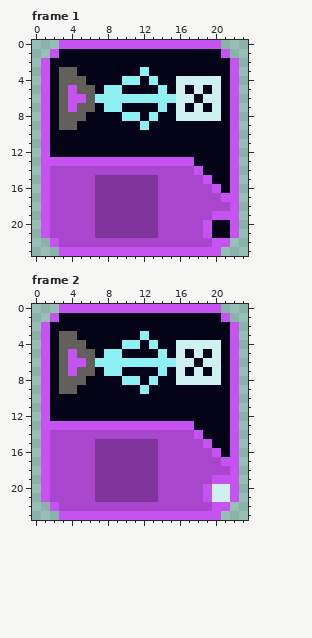
File history of a pixel-art file, Art/Textures/Tiles/PurpleTiles/repo_beam.aseprite. The picture above was drawn from the file before the commit.
24x24 pixels, 2 frames. Shown: frame 1, frame 2.
The result:
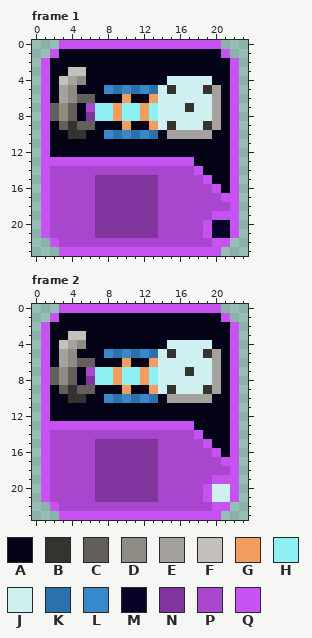
Palette (. is transparent): A #040217  B #343330  C #63605c  D #8e8b85  E #a5a29d  F #c4c1bc  G #f29c5d  H #8df1f4  J #cef0f1  K #2c71aa  L #3789cc  M #070326  N #80359d  P #a846ce  Q #c552f1
From old to new:
Changed rows in their new state; - is an unchanged pixel.
Frame 1:
first column x 2:
 3 -AFF------A--------
 4 -FED----AA-A-J----A
 5 -EDAA-LKLKLKJB-J-BE
 6 -EDC-AAAGAAGJJ--J-E
 7 CDCAPH-GHHGHJJ-B-JE
 8 CD-ANHHG--G-JJ----E
 9 --BCC---G-AGJBJJJBE
10 --BB--LKLKLK-EEEEE-
first column x 20:
20 MM
21 MM
Frame 2:
first column x 2:
 3 -AFF------A--------
 4 -FED----AA-A-J----A
 5 -EDAA-LKLKLKJB-J-BE
 6 -EDC-AAAGAAGJJ--J-E
 7 CDCAPH-GHHGHJJ-B-JE
 8 CD-ANHHG--G-JJ----E
 9 --BCC---G-AGJBJJJBE
10 --BB--LKLKLK-EEEEE-
